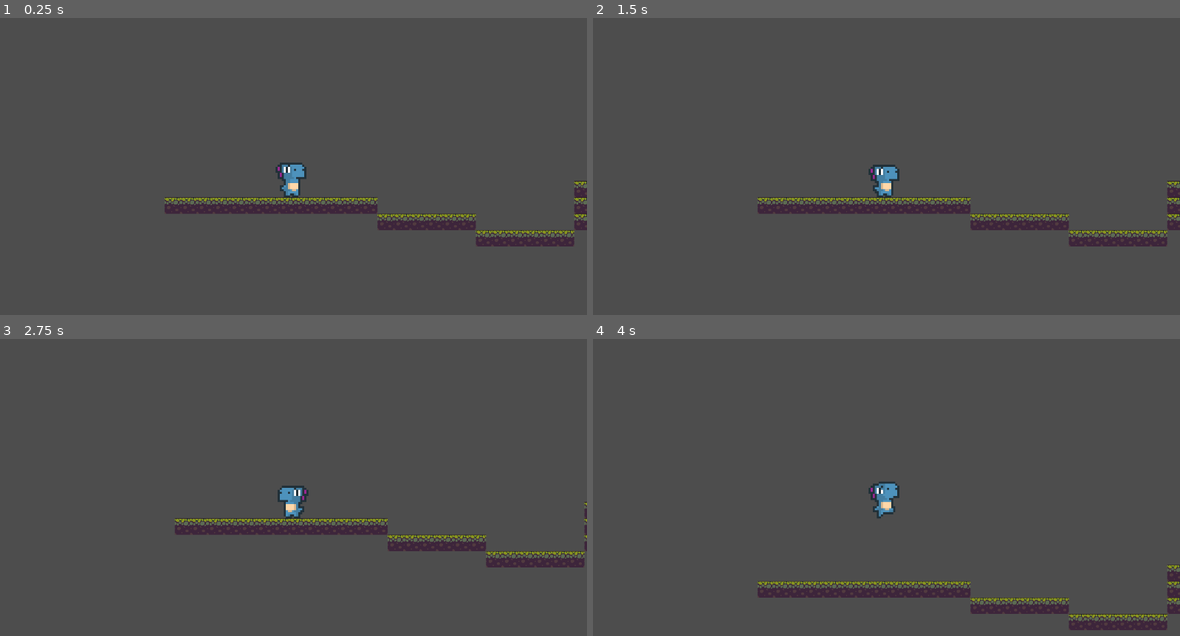
Above: before the commit, frames 1-4 (two rows, left to right).
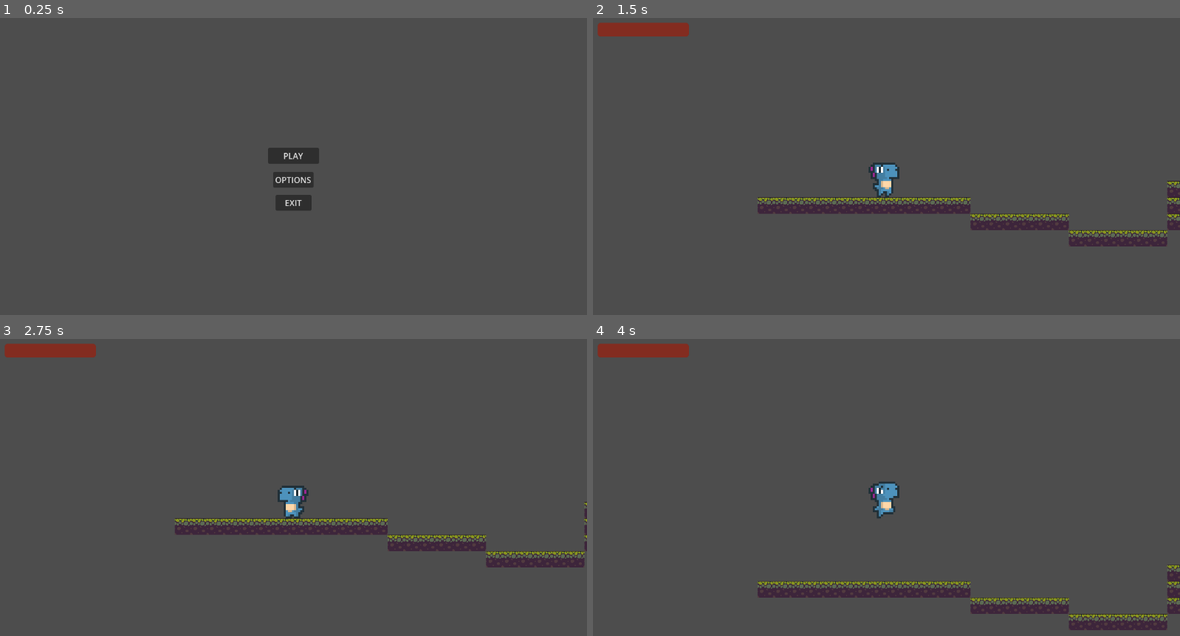
Above: after the commit, the same moments.

Repository: AnaVSSCaldeira/Godot-test
Game: Godot game, scene res://game/scenes/main_menu.tscn
Same seed, same stepped clock (60 frames per second), same inputs: the game is played once before the commit and once after it. Before the commit the project starts from res://game/scenes/node_2d.tscn.
Inputs (mouse positions are in pixels of both pictures, inside the frame that each line leads up to):
- Up to frame 1 (0.25 s): no input
- Up to frame 2 (1.5 s): click (886, 178) at 0.5 s, where only the run after the commit has a clickable "OPTIONS"; click (886, 154) at 1.25 s, where only the run after the commit has a clickable "PLAY"
- Up to frame 3 (2.75 s): tap A (tecla_a) at 2.1 s
- Up to frame 4 (4 s): tap D (tecla_d) at 2.85 s; tap W (tecla_w) at 3.6 s

The runs differ from the first frame. In frame 1, 4.5% of the frame differs, in the area x 28-100%, y 43-77%; in frame 2, 0.9%; in frame 3, 0.7%; in frame 4, 0.7%.

Commit message:
Menu Update

Diff:
--- a/teste/game/scenes/didi.tscn
+++ b/teste/game/scenes/didi.tscn
@@ -123,3 +123,14 @@
 autoplay = "idle"
 
 [node name="Camera2D" type="Camera2D" parent="."]
+
+[node name="Health_Bar" type="ProgressBar" parent="."]
+modulate = Color(0.923924, 0.114772, 0, 1)
+offset_left = -561.0
+offset_top = -306.0
+offset_right = -383.0
+offset_bottom = -279.0
+max_value = 5.0
+step = 1.0
+value = 5.0
+show_percentage = false
--- /dev/null
+++ b/teste/game/scenes/main_menu.tscn
@@ -0,0 +1,55 @@
+[gd_scene load_steps=3 format=3 uid="uid://d07wfogg2vard"]
+
+[ext_resource type="Script" path="res://game/scripts/btn_start.gd" id="1_tykui"]
+[ext_resource type="Script" path="res://game/scripts/btn_exit.gd" id="2_g4hah"]
+
+[node name="Control" type="Control"]
+layout_mode = 3
+anchors_preset = 15
+anchor_right = 1.0
+anchor_bottom = 1.0
+grow_horizontal = 2
+grow_vertical = 2
+
+[node name="VBoxContainer" type="VBoxContainer" parent="."]
+layout_mode = 1
+anchors_preset = -1
+anchor_left = 0.5
+anchor_top = 0.5
+anchor_right = 0.506
+anchor_bottom = 0.5
+offset_left = -188.0
+offset_top = -68.0
+offset_right = 188.0
+offset_bottom = 68.0
+grow_horizontal = 2
+grow_vertical = 2
+
+[node name="Btn_Start" type="Button" parent="VBoxContainer"]
+custom_minimum_size = Vector2(100, 0)
+layout_mode = 2
+size_flags_horizontal = 4
+size_flags_vertical = 6
+size_flags_stretch_ratio = 1.1
+theme_override_colors/font_hover_color = Color(0.870588, 0, 0, 1)
+theme_override_colors/font_pressed_color = Color(0, 0.832885, 0, 1)
+text = "PLAY"
+script = ExtResource("1_tykui")
+
+[node name="Btn_Options" type="Button" parent="VBoxContainer"]
+layout_mode = 2
+size_flags_horizontal = 4
+size_flags_vertical = 6
+theme_override_colors/font_hover_color = Color(0.870588, 0, 0, 1)
+theme_override_colors/font_pressed_color = Color(0, 0.831373, 0, 1)
+text = "OPTIONS"
+
+[node name="Btn_Exit" type="Button" parent="VBoxContainer"]
+custom_minimum_size = Vector2(70, 0)
+layout_mode = 2
+size_flags_horizontal = 4
+size_flags_vertical = 6
+theme_override_colors/font_hover_color = Color(0.870588, 0, 0, 1)
+theme_override_colors/font_pressed_color = Color(0, 0.831373, 0, 1)
+text = "EXIT"
+script = ExtResource("2_g4hah")
--- /dev/null
+++ b/teste/game/scripts/btn_exit.gd
@@ -0,0 +1,7 @@
+extends Button
+
+func _ready():
+    self.pressed.connect(_on_exit_pressed)
+
+func _on_exit_pressed():
+    get_tree().quit()
--- /dev/null
+++ b/teste/game/scripts/btn_start.gd
@@ -0,0 +1,11 @@
+extends Button
+
+@export var scene_path: String = "res://game/scenes/fase_1.tscn"
+
+# Called when the node enters the scene tree for the first time.
+func _ready() -> void:
+	self.pressed.connect(_on_pressed)
+
+
+func _on_pressed():
+	get_tree().change_scene_to_file(scene_path)
--- a/teste/game/scripts/player.gd
+++ b/teste/game/scripts/player.gd
@@ -1,11 +1,17 @@
 extends CharacterBody2D
 
 @onready var _animation_player = $Anim
+@onready var Health_bar = $Health_Bar
+
+@export var HP = 5
+
 
 const SPEED = 300.0
 const JUMP_VELOCITY = -500.0
 var isJump = false
 
+func _ready():
+	Health_bar.max_value = HP
 
 func _physics_process(delta: float) -> void:
 	if is_on_floor():
@@ -38,3 +44,9 @@
 	if direction > 0:
 		_animation_player.flip_h = false
 	move_and_slide()
+
+func damage_player(xeila):
+	Health_bar.value = Health_bar.value - xeila
+
+func heal_player(xeila):
+	Health_bar.value = Health_bar.value + xeila
--- a/teste/project.godot
+++ b/teste/project.godot
@@ -11,7 +11,7 @@
 [application]
 
 config/name="Teste"
-run/main_scene="res://game/scenes/node_2d.tscn"
+run/main_scene="res://game/scenes/main_menu.tscn"
 config/features=PackedStringArray("4.3", "Forward Plus")
 config/icon="res://icon.svg"
 
Not shown: 2 places in teste/game/scenes/fase_1.tscn that only renumber resources
